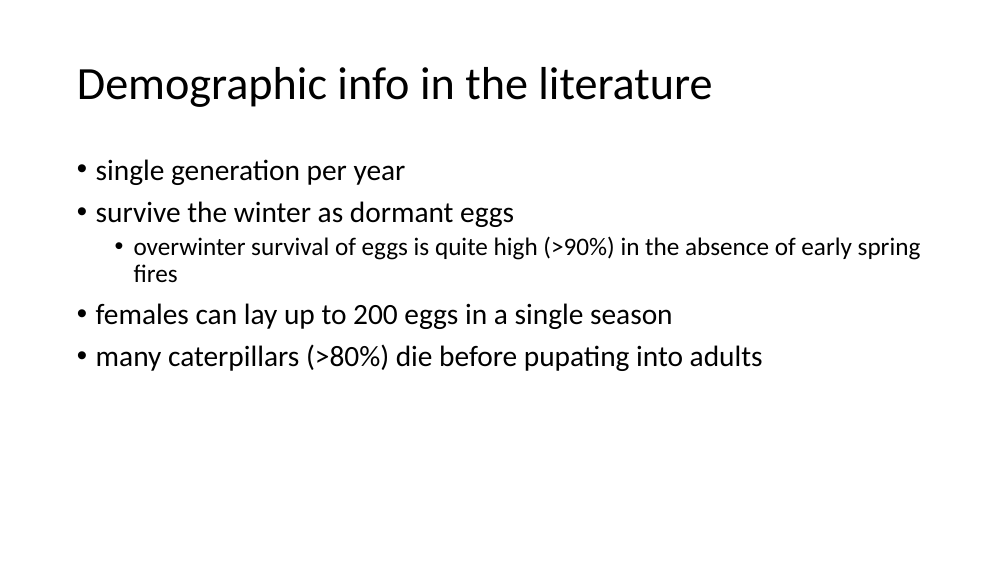
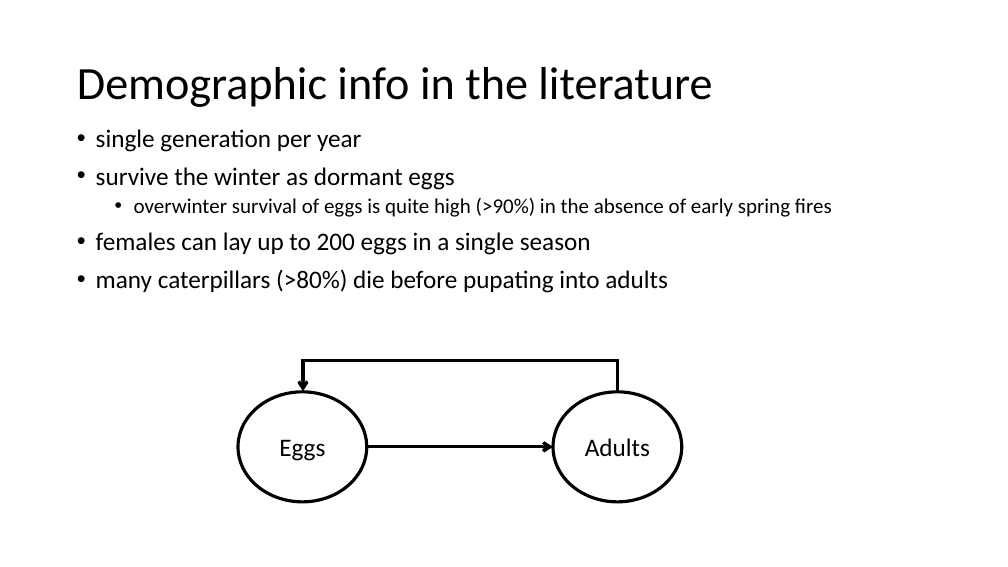
Before and after one commit to annamtucker/ssa-200, a slide deck: slide 3 of static/activities/activity-4.pptx. Drawn at 1008x567 pixels with LibreOffice and Linux fonts; fonts in the diff are those of the drawing. Boxes give left, top, right and bottom in pixels: in the first picture for what was removed or moved away, otherwise in the second. Text is boxed around its words. In the diff, an @@ line names an element or a change of style, - is before the commit and + after.

```diff
--- a/static/activities/activity-4.pptx
+++ b/static/activities/activity-4.pptx
@@ text "single generation per year": place and size @@
-text "single generation per year" at [96, 159, 921, 371]
+text "single generation per year" at [96, 129, 832, 293]
@@ text "single generation per year" at [96, 129, 832, 293]: size 28 to 24 pt in "single generation per year", "survive the winter as dormant eggs", "females can lay up to 200 eggs ...", "many caterpillars (>80%) die before pupating into ..."; size 24 to 20 pt in "overwinter survival of eggs is quite high ..." @@
@@ elbow arrow added from (618, 392) to (303, 392), #000000 3 pt @@
@@ ellipse added at [238, 392, 367, 502], outline #000000 3 pt, 24 pt, text #000000 @@
+Eggs
@@ ellipse added at [554, 392, 682, 502], outline #000000 3 pt, 24 pt, text #000000 @@
+Adults
@@ arrow added from (367, 447) to (554, 447), #000000 3 pt @@
```
Also in this commit, not shown: 2 other slides changed, 1 other file.
